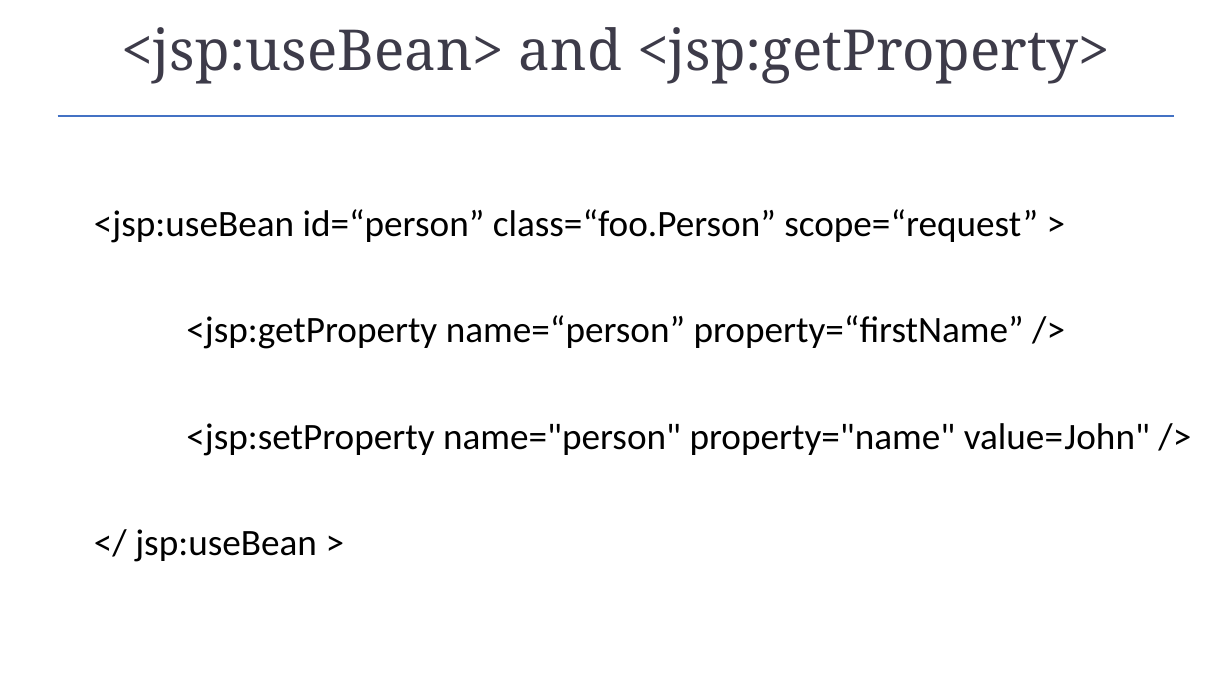
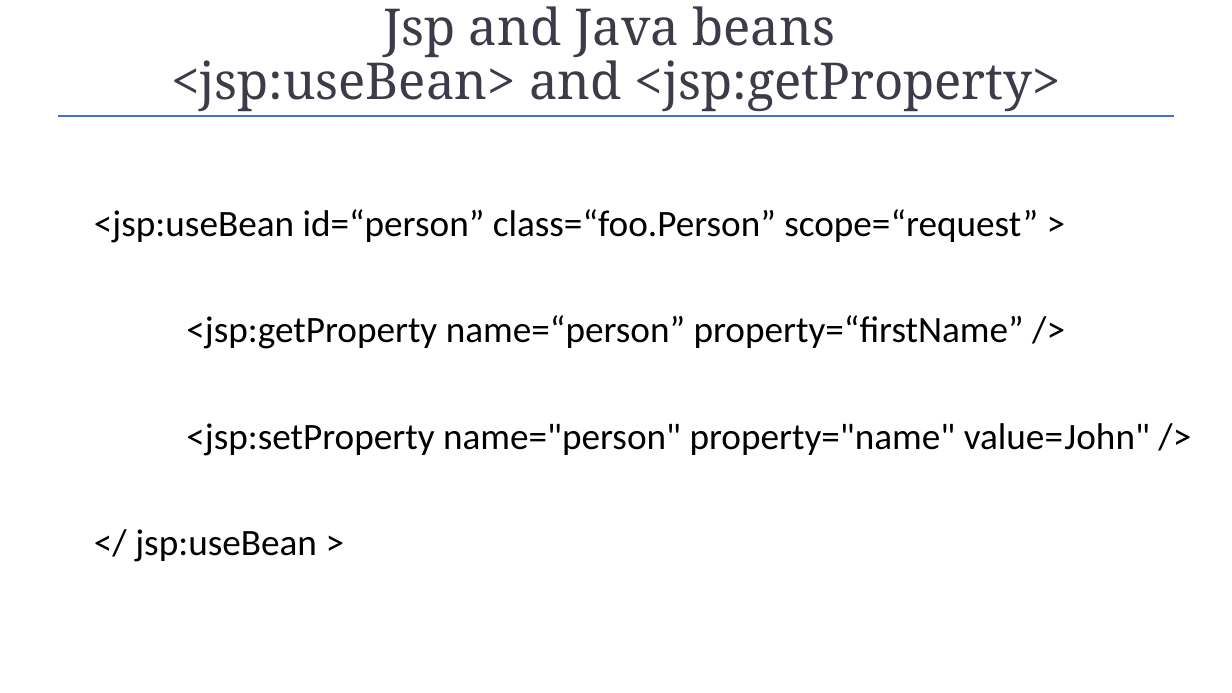
Before and after one commit to Garnik94/Levelup_presentations, a slide deck: slide 27 of Servlet/Servlet_Presentation.pptx (slide 25 before the commit). Drawn at 1232x693 pixels with LibreOffice and Linux fonts; fonts in the diff are those of the drawing. Boxes give left, top, right and bottom in pixels: in the first picture for what was removed or moved away, otherwise in the second. Text is boxed around its words. In the diff, an @@ line names an element or a change of style, - is before the commit and + after.

```diff
--- a/Servlet/Servlet_Presentation.pptx
+++ b/Servlet/Servlet_Presentation.pptx
@@ title at <box>171,6,1061,111</box>: text changed; size 44 to 39.6 pt @@
-<jsp:useBean> and <jsp:getProperty>
+Jsp and Java beans
+<jsp:useBean> and <jsp:getProperty>
```
Also in this commit, not shown: 1 other slide changed, 2 other files.
